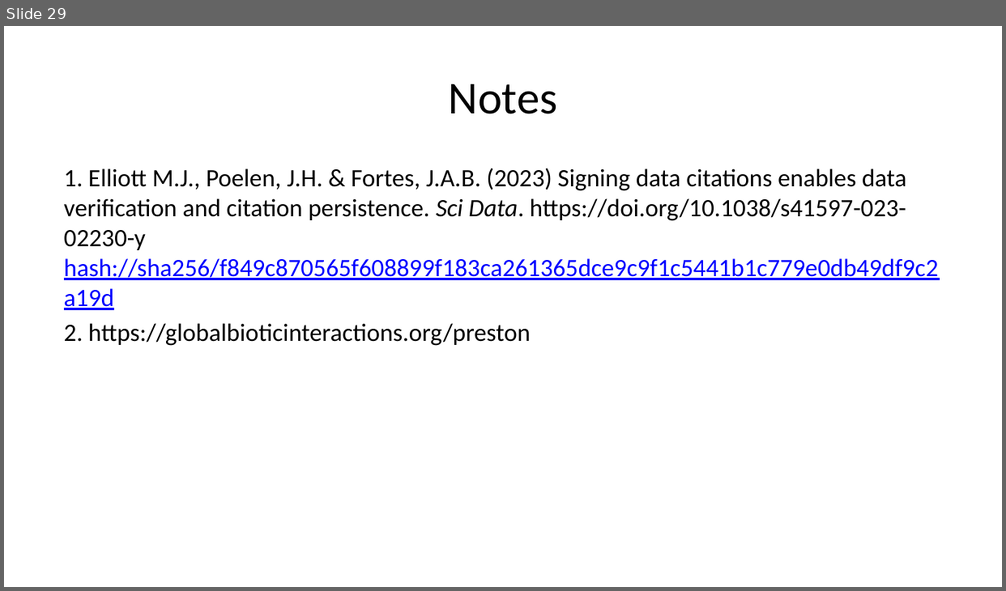
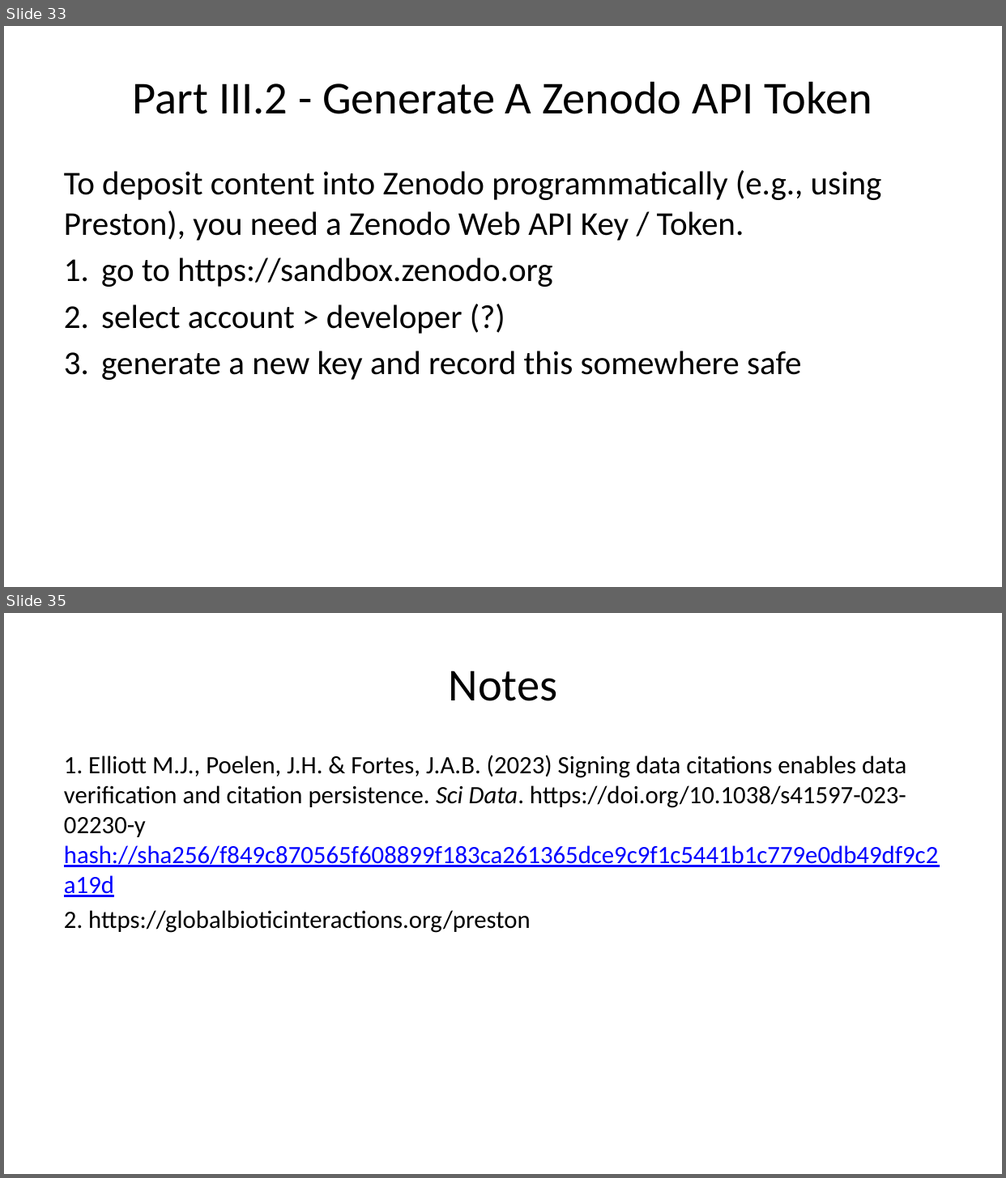
Before and after one commit to bat-literature/bat-literature.github.io, a slide deck: workshop.pptx. Shown one above the other, each under a label of ours: slide 29 before the commit, slides 33 and 35 after it; the slides between them are not shown. The pictures are 1006x591 and 1006x1178 pixels, drawn with LibreOffice and Linux fonts; fonts in the diff are those of the drawing. Boxes give left, top, right and bottom in pixels: in the first picture for what was removed or moved away, otherwise in the second. Text is boxed around its words. In the diff, an @@ line names an element or a change of style, - is before the commit and + after.

```diff
--- a/workshop.pptx
+++ b/workshop.pptx
@@ slide 33 added at (4, 26, 1002, 587), background #FFFFFF @@
@@ title added at (133, 81, 872, 114), 33 pt, text #000000 @@
+Part III.2 - Generate A Zenodo API Token
@@ text added at (64, 170, 882, 380), 24 pt, text #000000 @@
+To deposit content into Zenodo programmatically (e.g., using Preston), you need a Zenodo Web API Key / Token.
+1. go to https://sandbox.zenodo.org
+2. select account > developer (?)
+3. generate a new key and record this somewhere safe
@@ what was slide 29 is now slide 35 @@
```
Also in this commit, not shown: 13 slides changed, 5 other slides added, 3 other files.
